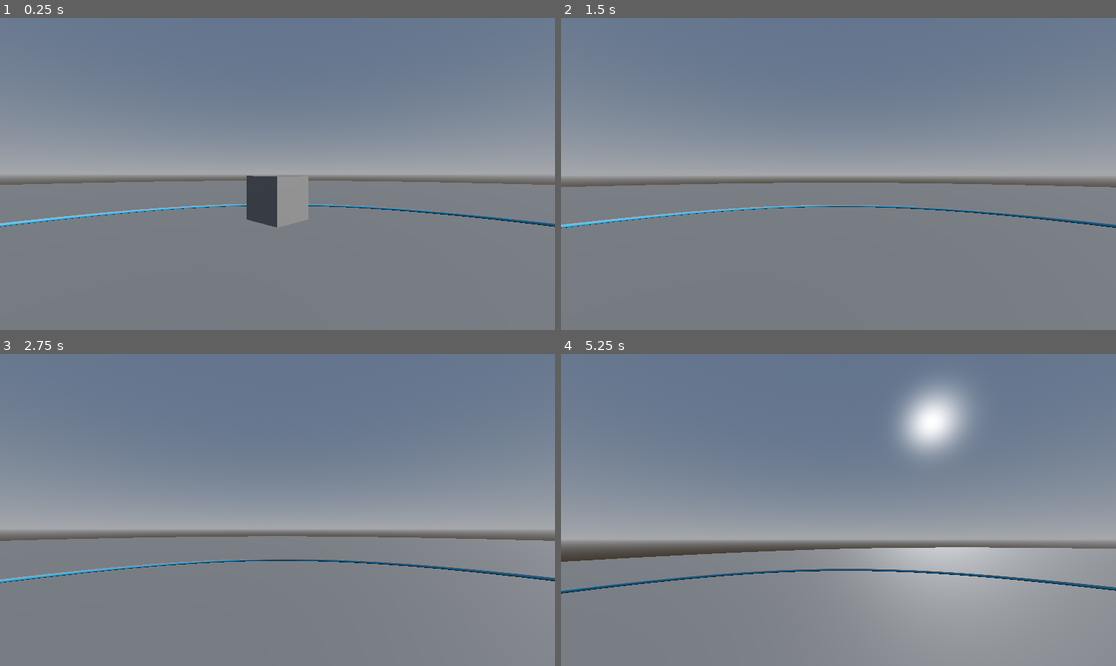
Above: before the commit, frames 1-4 (two rows, left to right).
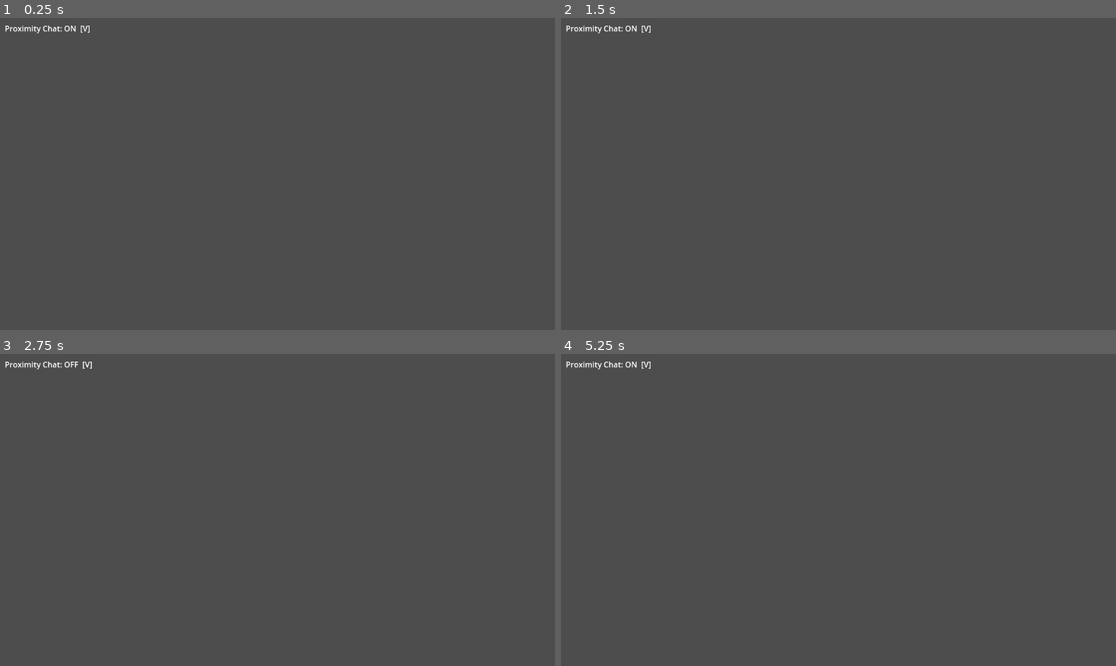
Above: after the commit, the same moments.

Repository: RyanRemer/proxim-godot
Game: Godot game, scene res://main.tscn
Two runs of this game, one before a commit and one after it. Both use one fixed random seed, a clock stepped at 60 frames per second and the inputs below.
Inputs (mouse positions are in pixels of both pictures, inside the frame that each line leads up to):
- Up to frame 1 (0.25 s): no input
- Up to frame 2 (1.5 s): tap Enter at 0.5 s; move the mouse to (866, 174) at 0.52 s; hold W (move_forward) 0.53-1.28 s; tap Tab (tab) at 0.6 s; tap Space (jump) at 0.77, 1.25 s; tap V (toggle_proximity, bound only after the commit) at 0.8, 1.35 s; move the mouse to (727, 189) at 1.27 s; hold S (move_backward) from 1.28 s (still down)
- Up to frame 3 (2.75 s): tap Space (jump) at 1.52 s; tap Tab (tab) at 1.55, 2.1 s; move the mouse to (288, 503) at 2.02 s; release S (move_backward) at 2.03 s; hold W (move_forward) from 2.03 s (still down); tap V (toggle_proximity, bound only after the commit) at 2.3 s
- Up to frame 4 (5.25 s): tap Enter at 2.75 s; move the mouse to (810, 572) at 2.77 s; tap V (toggle_proximity, bound only after the commit) at 2.85, 3.8, 4.35 s; tap Space (jump) at 3.02, 3.77, 4.52 s; tap Tab (tab) at 3.05, 3.6, 4.55, 5.1 s; move the mouse to (877, 513) at 3.52 s; move the mouse to (672, 463) at 4.27 s; release W (move_forward) at 4.28 s; hold A (move_left) 4.28-5.03 s; move the mouse to (844, 510) at 5.02 s; hold W (move_forward) from 5.03 s (still down)

The runs differ from the first frame. In frame 1, 99% of the frame differs, in the area x 0-100%, y 0-100%; in frame 2, 99%; in frame 3, 99%; in frame 4, 98%.

Commit message:
starting proxim connection

Diff:
--- /dev/null
+++ b/ProximMultiplayerPeer.gd
@@ -0,0 +1,216 @@
+## ProximMultiplayerPeer — implements MultiplayerPeerExtension over Proxim's
+## two-route WebSocket protocol.
+##
+## Depends on a ProximPeer instance for session state (peer IDs, names, volume).
+## Adds the /godot binary data pipe and wires Godot's multiplayer interface.
+##
+## Usage:
+##   var proxim_peer := ProximPeer.new()
+##   add_child(proxim_peer)
+##
+##   var mp := ProximMultiplayerPeer.new()
+##   mp.proxim_peer = proxim_peer
+##   multiplayer.multiplayer_peer = mp
+class_name ProximMultiplayerPeer extends MultiplayerPeerExtension
+
+## Must be set before this object is used. Pass the same ProximPeer node that
+## was added to the scene tree.
+var proxim_peer: ProximPeer = null
+
+const _URL := "ws://127.0.0.1:5656/godot"
+const _MAX_RECONNECT_DELAY := 30.0
+
+var _ws := WebSocketPeer.new()
+var _reconnect_timer: float = 0.0
+var _reconnect_delay: float = 1.0
+var _ws_open: bool = false
+
+# Packet queue: Array of { data: PackedByteArray, sender_id: int, channel: int }
+var _incoming: Array = []
+var _current: Dictionary = {}
+
+var _target_peer: int = 0
+var _transfer_mode: int = MultiplayerPeer.TRANSFER_MODE_RELIABLE
+var _transfer_channel: int = 0
+
+
+func _ready() -> void:
+	if proxim_peer == null:
+		push_error("ProximMultiplayerPeer: proxim_peer must be set before _ready()")
+		return
+	proxim_peer.welcomed.connect(_on_welcomed)
+	proxim_peer.peer_joined.connect(_on_peer_joined)
+	proxim_peer.peer_left.connect(_on_peer_left)
+	_connect_godot()
+
+
+func _connect_godot() -> void:
+	_ws = WebSocketPeer.new()
+	_ws.connect_to_url(_URL)
+
+
+# --- MultiplayerPeerExtension overrides ---
+
+func _poll() -> void:
+	# Poll the control channel so ProximPeer signals fire even when the game
+	# only calls multiplayer.poll() rather than processing ProximPeer separately.
+	if proxim_peer != null:
+		proxim_peer._poll()
+
+	# Poll the /godot data pipe
+	if _reconnect_timer > 0.0:
+		return
+	_ws.poll()
+	var state := _ws.get_ready_state()
+
+	if state == WebSocketPeer.STATE_OPEN:
+		if not _ws_open:
+			_ws_open = true
+		while _ws.get_available_packet_count() > 0:
+			var raw := _ws.get_packet()
+			if raw.size() >= 5:
+				var sender_id := raw.decode_s32(0)
+				var channel: int = raw[4]
+				var payload := raw.slice(5)
+				_incoming.append({
+					"data": payload,
+					"sender_id": sender_id,
+					"channel": channel,
+				})
+
+	elif state == WebSocketPeer.STATE_CLOSED:
+		if _ws_open:
+			_ws_open = false
+		_schedule_reconnect()
+
+
+func _get_unique_id() -> int:
+	return proxim_peer.your_id if proxim_peer != null else 0
+
+
+func _is_server() -> bool:
+	return _get_unique_id() == 1
+
+
+func _get_available_packet_count() -> int:
+	return _incoming.size()
+
+
+func _get_packet_script() -> PackedByteArray:
+	if _incoming.is_empty():
+		return PackedByteArray()
+	_current = _incoming[0]
+	_incoming.pop_front()
+	return _current.get("data", PackedByteArray()) as PackedByteArray
+
+
+func _get_packet_peer() -> int:
+	return _current.get("sender_id", 0)
+
+
+func _get_packet_channel() -> int:
+	return _current.get("channel", 0)
+
+
+func _get_packet_mode() -> int:
+	if _current.get("channel", 0) == 0:
+		return MultiplayerPeer.TRANSFER_MODE_UNRELIABLE
+	return MultiplayerPeer.TRANSFER_MODE_RELIABLE
+
+
+func _put_packet_script(data: PackedByteArray) -> Error:
+	if _ws.get_ready_state() != WebSocketPeer.STATE_OPEN:
+		return ERR_UNAVAILABLE
+
+	# Map transfer mode to channel index: 0 = unreliable, 1 = reliable
+	var channel: int
+	if (_transfer_mode == MultiplayerPeer.TRANSFER_MODE_UNRELIABLE or
+			_transfer_mode == MultiplayerPeer.TRANSFER_MODE_UNRELIABLE_ORDERED):
+		channel = 0
+	else:
+		channel = 1
+
+	var envelope := PackedByteArray()
+	envelope.resize(5)
+	envelope.encode_s32(0, _target_peer)
+	envelope[4] = channel
+	envelope.append_array(data)
+	_ws.send(envelope, WebSocketPeer.WRITE_MODE_BINARY)
+	return OK
+
+
+func _set_target_peer(peer_id: int) -> void:
+	_target_peer = peer_id
+
+
+func _get_transfer_mode() -> int:
+	return _transfer_mode
+
+
+func _set_transfer_mode(mode: int) -> void:
+	_transfer_mode = mode
+
+
+func _get_transfer_channel() -> int:
+	return _transfer_channel
+
+
+func _set_transfer_channel(channel: int) -> void:
+	_transfer_channel = channel
+
+
+func _get_connection_status() -> int:
+	if proxim_peer == null:
+		return MultiplayerPeer.CONNECTION_DISCONNECTED
+	if _ws.get_ready_state() == WebSocketPeer.STATE_CONNECTING:
+		return MultiplayerPeer.CONNECTION_CONNECTING
+	if _ws_open and proxim_peer.your_id != 0:
+		return MultiplayerPeer.CONNECTION_CONNECTED
+	return MultiplayerPeer.CONNECTION_DISCONNECTED
+
+
+func _close() -> void:
+	_ws.close()
+	_ws_open = false
+	proxim_peer.close()
+	_reconnect_timer = 0.0
+
+
+func _disconnect_peer(_peer_id: int, _force: bool) -> void:
+	pass  # no-op: Proxim manages connections; individual peer disconnect is not exposed
+
+
+# --- ProximPeer signal handlers ---
+
+func _on_welcomed(id: int, peers: Array) -> void:
+	peer_connected.emit(id)          # emit our own ID as "connected"
+	for p: Variant in peers:
+		if typeof(p) == TYPE_DICTIONARY:
+			peer_connected.emit(p.get("id", 0) as int)
+
+
+func _on_peer_joined(id: int, _name: String) -> void:
+	peer_connected.emit(id)
+
+
+func _on_peer_left(id: int) -> void:
+	peer_disconnected.emit(id)
+
+
+# --- Proxied ProximPeer helpers ---
+
+## Forward to ProximPeer.set_peer_volume() for convenience.
+func set_peer_volume(peer_id: int, multiplier: float) -> void:
+	proxim_peer.set_peer_volume(peer_id, multiplier)
+
+
+## Forward to ProximPeer.get_peer_names() for convenience.
+func get_peer_names() -> Dictionary:
+	return proxim_peer.get_peer_names()
+
+
+# --- Internal ---
+
+func _schedule_reconnect() -> void:
+	_reconnect_timer = _reconnect_delay
+	_reconnect_delay = minf(_reconnect_delay * 2.0, _MAX_RECONNECT_DELAY)
--- /dev/null
+++ b/ProximPeer.gd
@@ -0,0 +1,141 @@
+## ProximPeer — standalone control client for the Proxim /proxim WebSocket route.
+##
+## Handles session lifecycle (hello/welcome/peer_connected/peer_disconnected) and
+## exposes set_peer_volume(). Use this alone for voice-only games, or as the
+## dependency for ProximMultiplayerPeer when you also need the data pipe.
+##
+## Add as a child node so _process() runs automatically.
+class_name ProximPeer extends Node
+
+## Emitted after receiving "hello" from Proxim (version verified).
+signal connected
+
+## Emitted after Proxim assigns our integer ID and sends the current peer list.
+## peers is an Array of Dictionaries: [{ "id": int, "name": String }, ...]
+signal welcomed(your_id: int, peers: Array)
+
+## Emitted when a peer's WebRTC connection becomes active.
+signal peer_joined(id: int, name: String)
+
+## Emitted when a peer leaves the room.
+signal peer_left(id: int)
+
+## Our stable integer peer ID within this session (0 until welcomed).
+var your_id: int = 0
+
+const _URL := "ws://127.0.0.1:5656/proxim"
+const _MAX_RECONNECT_DELAY := 30.0
+
+var _ws := WebSocketPeer.new()
+var _peer_names: Dictionary = {}     # int -> String
+var _reconnect_timer: float = 0.0
+var _reconnect_delay: float = 1.0
+var _open: bool = false
+
+
+func _ready() -> void:
+	_connect_ws()
+
+
+func _process(delta: float) -> void:
+	if _reconnect_timer > 0.0:
+		_reconnect_timer -= delta
+		if _reconnect_timer <= 0.0:
+			_connect_ws()
+		return
+	_poll()
+
+
+func _connect_ws() -> void:
+	_ws = WebSocketPeer.new()
+	var err := _ws.connect_to_url(_URL)
+	if err != OK:
+		_schedule_reconnect()
+
+
+## Drain buffered WebSocket frames and route control messages.
+## Called automatically from _process(); also called by ProximMultiplayerPeer._poll().
+func _poll() -> void:
+	_ws.poll()
+	var state := _ws.get_ready_state()
+
+	if state == WebSocketPeer.STATE_OPEN:
+		while _ws.get_available_packet_count() > 0:
+			var text := _ws.get_packet().get_string_from_utf8()
+			_handle_message(text)
+
+	elif state == WebSocketPeer.STATE_CLOSED:
+		if _open:
+			_open = false
+			your_id = 0
+			_peer_names.clear()
+		_schedule_reconnect()
+
+
+func _handle_message(text: String) -> void:
+	var json := JSON.new()
+	if json.parse(text) != OK:
+		return
+	var msg: Variant = json.data
+	if typeof(msg) != TYPE_DICTIONARY:
+		return
+
+	match msg.get("type", ""):
+		"hello":
+			var version: int = msg.get("version", 0)
+			if version != 1:
+				push_warning("ProximPeer: unsupported protocol version %d" % version)
+			_open = true
+			connected.emit()
+
+		"welcome":
+			your_id = msg.get("your_id", 0)
+			var peers: Array = []
+			for p: Variant in msg.get("peers", []):
+				if typeof(p) != TYPE_DICTIONARY:
+					continue
+				var id: int = p.get("id", 0)
+				var name: String = p.get("name", "")
+				_peer_names[id] = name
+				peers.append({"id": id, "name": name})
+			welcomed.emit(your_id, peers)
+
+		"peer_connected":
+			var id: int = msg.get("id", 0)
+			var name: String = msg.get("name", "")
+			_peer_names[id] = name
+			peer_joined.emit(id, name)
+
+		"peer_disconnected":
+			var id: int = msg.get("id", 0)
+			_peer_names.erase(id)
+			peer_left.emit(id)
+
+
+## Send a volume multiplier for a specific peer to Proxim.
+## multiplier 0.0 = silent, 1.0 = normal, > 1.0 = boosted.
+func set_peer_volume(peer_id: int, multiplier: float) -> void:
+	if _ws.get_ready_state() != WebSocketPeer.STATE_OPEN:
+		return
+	_ws.send_text(JSON.stringify({
+		"type": "set_volume",
+		"peer_id": peer_id,
+		"multiplier": multiplier,
+	}))
+
+
+## Returns a copy of the current id → name map for all known peers.
+func get_peer_names() -> Dictionary:
+	return _peer_names.duplicate()
+
+
+## Close the WebSocket connection and stop reconnecting.
+func close() -> void:
+	_ws.close()
+	_open = false
+	_reconnect_timer = 0.0
+
+
+func _schedule_reconnect() -> void:
+	_reconnect_timer = _reconnect_delay
+	_reconnect_delay = minf(_reconnect_delay * 2.0, _MAX_RECONNECT_DELAY)
--- /dev/null
+++ b/main.gd
@@ -0,0 +1,91 @@
+extends Node3D
+
+var _proxim_peer: ProximPeer
+var _mp: ProximMultiplayerPeer
+var _players: Dictionary = {}          # peer_id (int) → Player node
+
+@onready var _spawn_root: Node = $Players
+@onready var _proximity_label: Label = $UI/ProximityLabel
+
+var _proximity_enabled: bool = true
+const PROXIMITY_MAX_DISTANCE := 20.0
+
+func _ready() -> void:
+	_setup_proxim()
+	_update_proximity_label()
+
+func _setup_proxim() -> void:
+	_proxim_peer = ProximPeer.new()
+	add_child(_proxim_peer)
+
+	_mp = ProximMultiplayerPeer.new()
+	_mp.proxim_peer = _proxim_peer
+	multiplayer.multiplayer_peer = _mp
+
+	multiplayer.peer_connected.connect(_on_peer_connected)
+	multiplayer.peer_disconnected.connect(_on_peer_disconnected)
+	_proxim_peer.welcomed.connect(_on_welcomed)
+
+func _unhandled_input(event: InputEvent) -> void:
+	if Input.is_action_just_pressed(&"toggle_proximity"):
+		_proximity_enabled = not _proximity_enabled
+		_update_proximity_label()
+		if not _proximity_enabled:
+			_set_all_volumes_flat()
+	if Input.is_action_just_pressed(&"exit"):
+		get_tree().quit()
+
+func _on_welcomed(my_id: int, _peers: Array) -> void:
+	# peer_connected fires for pre-existing peers via ProximMultiplayerPeer._on_welcomed.
+	# Only need to spawn our own player here.
+	_spawn_player(my_id)
+
+func _on_peer_connected(peer_id: int) -> void:
+	_spawn_player(peer_id)
+
+func _on_peer_disconnected(peer_id: int) -> void:
+	_despawn_player(peer_id)
+
+func _spawn_player(peer_id: int) -> void:
+	if _players.has(peer_id):
+		return
+	var player: Player = preload("res://player.tscn").instantiate()
+	player.name = str(peer_id)           # must match peer_id for sync path agreement
+	player.set_multiplayer_authority(peer_id)
+	_spawn_root.add_child(player)
+	_players[peer_id] = player
+
+func _despawn_player(peer_id: int) -> void:
+	if not _players.has(peer_id):
+		return
+	_players[peer_id].queue_free()
+	_players.erase(peer_id)
+
+func _process(_delta: float) -> void:
+	if _proximity_enabled:
+		_update_proximity_volumes()
+
+## Runs every frame when proximity chat is ON.
+## Computes distance to each remote player, maps to 0.0–1.0 volume.
+func _update_proximity_volumes() -> void:
+	var my_id := multiplayer.get_unique_id()
+	var local_player := _players.get(my_id, null) as Node3D
+	if local_player == null:
+		return
+	for peer_id: int in _players:
+		if peer_id == my_id:
+			continue
+		var dist := local_player.global_position.distance_to(
+			(_players[peer_id] as Node3D).global_position)
+		_mp.set_peer_volume(peer_id, clampf(1.0 - dist / PROXIMITY_MAX_DISTANCE, 0.0, 1.0))
+
+## Called once when toggled OFF. Resets all peers to full volume.
+func _set_all_volumes_flat() -> void:
+	var my_id := multiplayer.get_unique_id()
+	for peer_id: int in _players:
+		if peer_id == my_id:
+			continue
+		_mp.set_peer_volume(peer_id, 1.0)
+
+func _update_proximity_label() -> void:
+	_proximity_label.text = "Proximity Chat: %s  [V]" % ("ON" if _proximity_enabled else "OFF")
--- a/main.tscn
+++ b/main.tscn
@@ -1,7 +1,6 @@
-[gd_scene load_steps=18 format=3 uid="uid://dtjdi4snwyaht"]
+[gd_scene load_steps=9 format=3 uid="uid://dtjdi4snwyaht"]
 
-[ext_resource type="Script" uid="uid://bw3h1sgkf5xad" path="res://players.gd" id="1_0xm2m"]
-[ext_resource type="Script" uid="uid://brok6kirw1qi7" path="res://player.gd" id="1_ig7tw"]
+[ext_resource type="Script" uid="uid://dxnrmynis88hg" path="res://main.gd" id="1_main"]
 
 [sub_resource type="ProceduralSkyMaterial" id="ProceduralSkyMaterial_ig7tw"]
 
@@ -23,27 +22,8 @@
 
 [sub_resource type="BoxMesh" id="BoxMesh_0xm2m"]
 
-[sub_resource type="SceneReplicationConfig" id="SceneReplicationConfig_h2yge"]
-
-[sub_resource type="SceneReplicationConfig" id="SceneReplicationConfig_1bvp3"]
-
-[sub_resource type="CapsuleShape3D" id="CapsuleShape3D_0xm2m"]
-
-[sub_resource type="CapsuleMesh" id="CapsuleMesh_h2yge"]
-
-[sub_resource type="StandardMaterial3D" id="StandardMaterial3D_1bvp3"]
-albedo_color = Color(0.3604683, 0.7196149, 0.8661734, 1)
-
-[sub_resource type="BoxMesh" id="BoxMesh_lquwl"]
-
-[sub_resource type="StandardMaterial3D" id="StandardMaterial3D_7mycd"]
-albedo_color = Color(0.28485027, 0.28485027, 0.28485027, 1)
-
-[sub_resource type="TorusMesh" id="TorusMesh_272bh"]
-inner_radius = 9.9
-outer_radius = 10.0
-
 [node name="Main" type="Node3D"]
+script = ExtResource("1_main")
 
 [node name="Node" type="Node" parent="."]
 
@@ -71,33 +51,10 @@
 [node name="MeshInstance3D" type="MeshInstance3D" parent="Box"]
 mesh = SubResource("BoxMesh_0xm2m")
 
-[node name="Players" type="MultiplayerSynchronizer" parent="."]
-replication_config = SubResource("SceneReplicationConfig_h2yge")
-script = ExtResource("1_0xm2m")
+[node name="Players" type="Node3D" parent="."]
 
-[node name="Player" type="CharacterBody3D" parent="Players"]
-transform = Transform3D(1, 0, 0, 0, 1, 0, 0, 0, 1, 0, 1, 0)
-script = ExtResource("1_ig7tw")
+[node name="UI" type="CanvasLayer" parent="."]
 
-[node name="MultiplayerSynchronizer" type="MultiplayerSynchronizer" parent="Players/Player"]
-replication_config = SubResource("SceneReplicationConfig_1bvp3")
-
-[node name="Camera3D" type="Camera3D" parent="Players/Player"]
-transform = Transform3D(1, 0, 0, 0, 1, 0, 0, 0, 1, 0, 0.54624116, -0.3309623)
-
-[node name="CollisionShape3D" type="CollisionShape3D" parent="Players/Player"]
-shape = SubResource("CapsuleShape3D_0xm2m")
-
-[node name="Body" type="MeshInstance3D" parent="Players/Player"]
-mesh = SubResource("CapsuleMesh_h2yge")
-surface_material_override/0 = SubResource("StandardMaterial3D_1bvp3")
-
-[node name="Eyes" type="MeshInstance3D" parent="Players/Player"]
-transform = Transform3D(0.5, 0, 0, 0, 0.3, 0, 0, 0, 0.2, 0, 0.5, -0.4)
-mesh = SubResource("BoxMesh_lquwl")
-surface_material_override/0 = SubResource("StandardMaterial3D_7mycd")
-
-[node name="ProximityRadius" type="MeshInstance3D" parent="Players/Player"]
-transform = Transform3D(1, 0, 0, 0, 1, 0, 0, 0, 1, 0, -0.9, 0)
-mesh = SubResource("TorusMesh_272bh")
-surface_material_override/0 = SubResource("StandardMaterial3D_1bvp3")
+[node name="ProximityLabel" type="Label" parent="UI"]
+offset_left = 10.0
+offset_top = 10.0
--- a/player.gd
+++ b/player.gd
@@ -23,13 +23,17 @@
 @onready var camera: Camera3D = $Camera3D
 
 func _ready() -> void:
+	if not is_multiplayer_authority():
+		$Camera3D.current = false
+		set_physics_process(false)
+		set_process_unhandled_input(false)
+		return
 	capture_mouse()
 
 func _unhandled_input(event: InputEvent) -> void:
 	if event is InputEventMouseMotion:
 		look_dir = event.relative * 0.001
 		if mouse_captured: _rotate_camera()
-	if Input.is_action_just_pressed(&"exit"): get_tree().quit()
 	if Input.is_action_just_pressed(&"tab"):
 		if mouse_captured:
 			release_mouse();
--- /dev/null
+++ b/player.tscn
@@ -0,0 +1,56 @@
+[gd_scene load_steps=10 format=3 uid="uid://cqfn8v3mhk7w2"]
+
+[ext_resource type="Script" uid="uid://brok6kirw1qi7" path="res://player.gd" id="1_player"]
+
+[sub_resource type="CapsuleShape3D" id="CapsuleShape3D_player"]
+
+[sub_resource type="CapsuleMesh" id="CapsuleMesh_player"]
+
+[sub_resource type="StandardMaterial3D" id="StandardMaterial3D_body"]
+albedo_color = Color(0.3604683, 0.7196149, 0.8661734, 1)
+
+[sub_resource type="BoxMesh" id="BoxMesh_eyes"]
+
+[sub_resource type="StandardMaterial3D" id="StandardMaterial3D_eyes"]
+albedo_color = Color(0.28485027, 0.28485027, 0.28485027, 1)
+
+[sub_resource type="TorusMesh" id="TorusMesh_radius"]
+inner_radius = 9.9
+outer_radius = 10.0
+
+[sub_resource type="StandardMaterial3D" id="StandardMaterial3D_radius"]
+albedo_color = Color(0.3604683, 0.7196149, 0.8661734, 1)
+
+[sub_resource type="SceneReplicationConfig" id="SceneReplicationConfig_player"]
+properties/0/path = NodePath(".:position")
+properties/0/spawn = false
+properties/0/replication_mode = 1
+properties/1/path = NodePath(".:rotation")
+properties/1/spawn = false
+properties/1/replication_mode = 1
+
+[node name="Player" type="CharacterBody3D"]
+script = ExtResource("1_player")
+
+[node name="CollisionShape3D" type="CollisionShape3D" parent="."]
+shape = SubResource("CapsuleShape3D_player")
+
+[node name="Body" type="MeshInstance3D" parent="."]
+mesh = SubResource("CapsuleMesh_player")
+surface_material_override/0 = SubResource("StandardMaterial3D_body")
+
+[node name="Eyes" type="MeshInstance3D" parent="."]
+transform = Transform3D(0.5, 0, 0, 0, 0.3, 0, 0, 0, 0.2, 0, 0.5, -0.4)
+mesh = SubResource("BoxMesh_eyes")
+surface_material_override/0 = SubResource("StandardMaterial3D_eyes")
+
+[node name="ProximityRadius" type="MeshInstance3D" parent="."]
+transform = Transform3D(1, 0, 0, 0, 1, 0, 0, 0, 1, 0, -0.9, 0)
+mesh = SubResource("TorusMesh_radius")
+surface_material_override/0 = SubResource("StandardMaterial3D_radius")
+
+[node name="Camera3D" type="Camera3D" parent="."]
+transform = Transform3D(1, 0, 0, 0, 1, 0, 0, 0, 1, 0, 0.54624116, -0.3309623)
+
+[node name="MultiplayerSynchronizer" type="MultiplayerSynchronizer" parent="."]
+replication_config = SubResource("SceneReplicationConfig_player")
--- a/project.godot
+++ b/project.godot
@@ -52,6 +52,11 @@
 "events": [Object(InputEventKey,"resource_local_to_scene":false,"resource_name":"","device":-1,"window_id":0,"alt_press …(191 unchanged characters)…
 ]
 }
+toggle_proximity={
+"deadzone": 0.2,
+"events": [Object(InputEventKey,"resource_local_to_scene":false,"resource_name":"","device":-1,"window_id":0,"alt_pressed":false,"shift_pressed":false,"ctrl_pressed":false,"meta_pressed":false,"pressed":false,"keycode":0,"physical_keycode":86,"key_label":0,"unicode":118,"location":0,"echo":false,"script":null)
+]
+}
 
 [rendering]
 
Not shown, added: ProximMultiplayerPeer.gd.uid
Not shown, added: ProximPeer.gd.uid
Not shown, added: export_presets.cfg
Not shown, added: main.gd.uid
Not shown, added: PLAN.md
Not shown, added: docs/godot-quickstart.md
Not shown, added: docs/overview.md
Not shown, added: docs/protocol-reference.md
